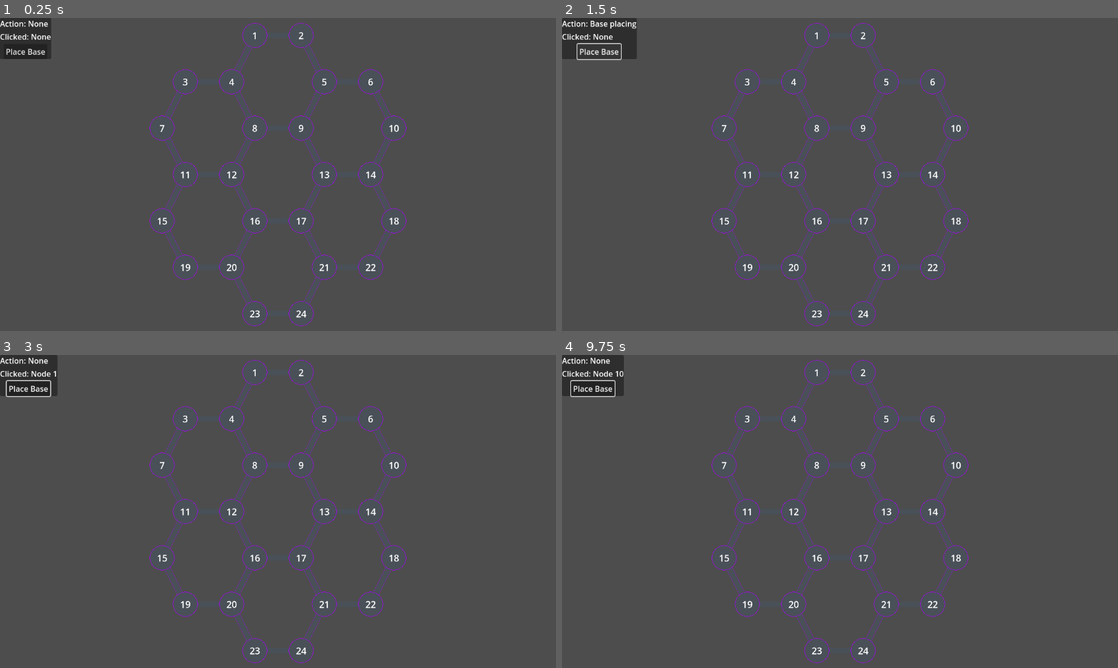
Above: before the commit, frames 1-4 (two rows, left to right).
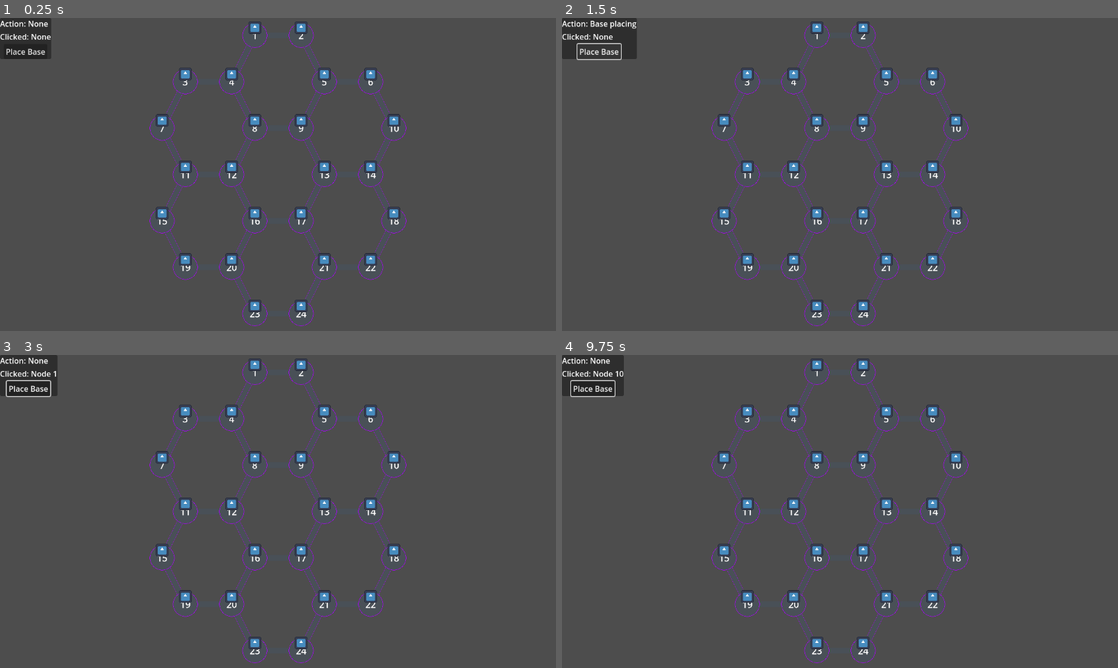
Above: after the commit, the same moments.

Repository: Sheepy3/insurgencygame
Game: Godot game, scene res://MapStuff/Map.tscn
Same seed, same stepped clock (60 frames per second), same inputs: the game is played once before the commit and once after it. The project has no main scene, so this scene is started directly. The engine's default icon, where the game draws it, is replaced by a stand-in: a white triangle on a blue panel in a dark square.
Inputs (mouse positions are in pixels of both pictures, inside the frame that each line leads up to):
- Up to frame 1 (0.25 s): no input
- Up to frame 2 (1.5 s): click "Place Base" at 0.5 s; click "Place Base" at 1.25 s
- Up to frame 3 (3 s): click "Place Base" at 2 s; tap Enter at 2.75 s; move the mouse to (255, 373) at 2.77 s; click (255, 373) at 2.85 s
- Up to frame 4 (9.75 s): tap Space at 3.5, 5, 6.5 s; move the mouse to (862, 373) at 3.52 s; click (862, 373) at 3.6 s; tap Enter at 4.25, 5.75 s; move the mouse to (745, 417) at 4.27 s; click (745, 417) at 4.35 s; move the mouse to (795, 417) at 5.02 s; click (795, 417) at 5.1 s; move the mouse to (884, 417) at 5.77 s; click (884, 417) at 5.85 s; move the mouse to (934, 417) at 6.52 s; click (934, 417) at 6.6 s; move the mouse to (723, 464) at 7.27 s; click (723, 464) at 7.35 s; move the mouse to (817, 464) at 8.02 s; click (817, 464) at 8.1 s; move the mouse to (862, 464) at 8.77 s; click (862, 464) at 8.85 s; move the mouse to (956, 464) at 9.52 s; click (956, 464) at 9.6 s

The runs differ from the first frame. In frame 1, 1.7% of the frame differs, in the area x 28-72%, y 1-94%; in frame 2, 1.7%; in frame 3, 1.7%; in frame 4, 1.7%.

Commit message:
building sprite

Diff:
--- a/MapStuff/Map_Node.tscn
+++ b/MapStuff/Map_Node.tscn
@@ -1,8 +1,9 @@
-[gd_scene load_steps=5 format=3 uid="uid://cxejesper0f6a"]
+[gd_scene load_steps=6 format=3 uid="uid://cxejesper0f6a"]
 
 [ext_resource type="Script" path="res://MapStuff/map_node.gd" id="1_8ofst"]
 [ext_resource type="Texture2D" uid="uid://dby1iiu3hleyj" path="res://Assets/node.png" id="1_a2mu2"]
 [ext_resource type="Script" path="res://MapStuff/map_node_area_2d.gd" id="3_eyrtf"]
+[ext_resource type="Texture2D" uid="uid://dyw15sj2a7rcg" path="res://icon.svg" id="4_ib6c1"]
 
 [sub_resource type="CircleShape2D" id="CircleShape2D_4tgex"]
 
@@ -37,4 +38,9 @@
 scale = Vector2(6, 6)
 shape = SubResource("CircleShape2D_4tgex")
 
+[node name="Building" type="Sprite2D" parent="."]
+position = Vector2(0, -40)
+scale = Vector2(0.5, 0.5)
+texture = ExtResource("4_ib6c1")
+
 [connection signal="input_event" from="Map_Node_Area2D" to="." method="_on_map_node_area_2d_input_event"]
